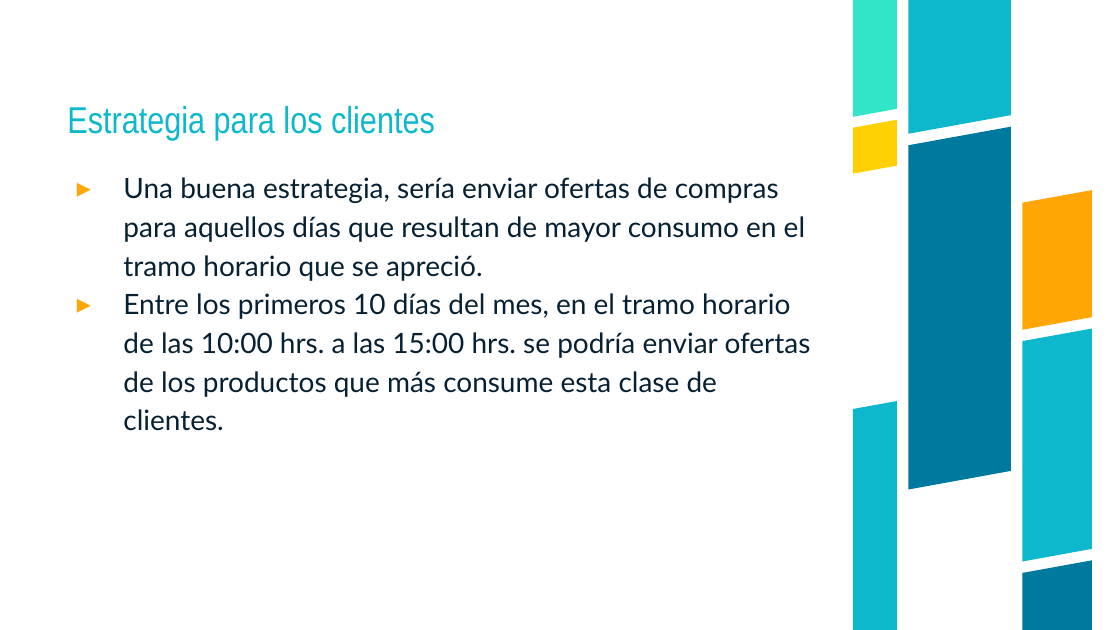
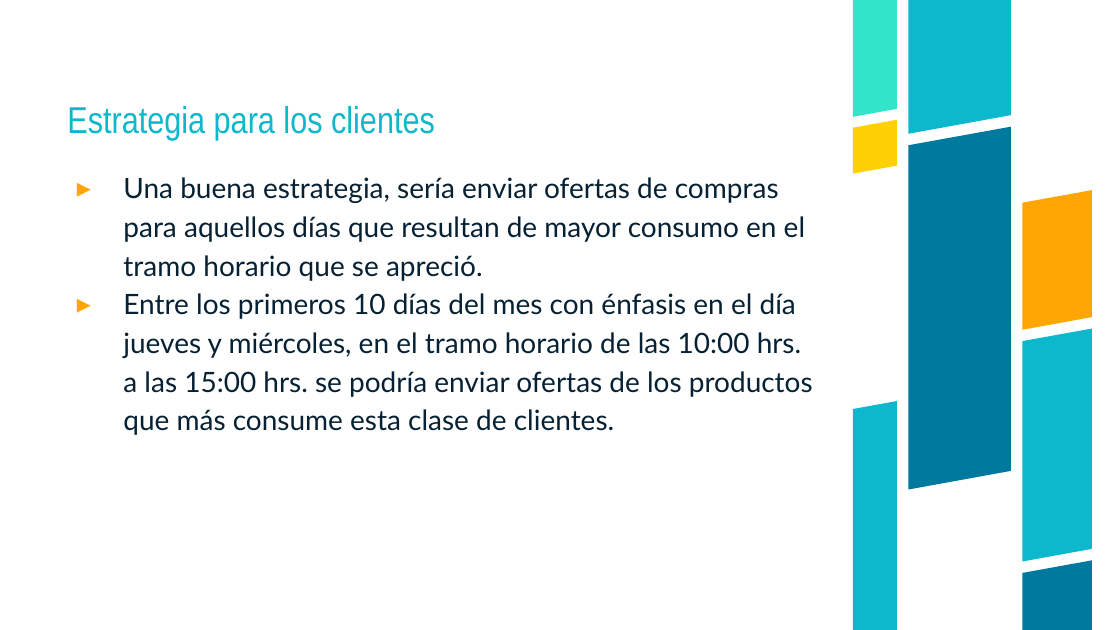
Before and after one commit to cirssax/VisualizacionDatos, a slide deck: slide 33 of Online retail.pptx (slide 26 before the commit). Drawn at 1120x630 pixels with LibreOffice and Linux fonts; fonts in the diff are those of the drawing. Boxes give left, top, right and bottom in pixels: in the first picture for what was removed or moved away, otherwise in the second. Text is boxed around its words. In the diff, an @@ line names an element or a change of style, - is before the commit and + after.

```diff
--- a/Online retail.pptx
+++ b/Online retail.pptx
@@ text at (123,293,813,435): text changed @@
-▸ Entre los primeros 10 días del mes, en el tramo horario de las 10:00 hrs. a las 15:00 hrs. se podría enviar ofertas de los productos que más consume esta clase de clientes.
+▸ Entre los primeros 10 días del mes con énfasis en el día jueves y miércoles, en el tramo horario de las 10:00 hrs. a las 15:00 hrs. se podría enviar ofertas de los productos que más consume esta clase de clientes.
```
Also in this commit, not shown: 2 other slides changed, 10 slides added, 1 other file.
